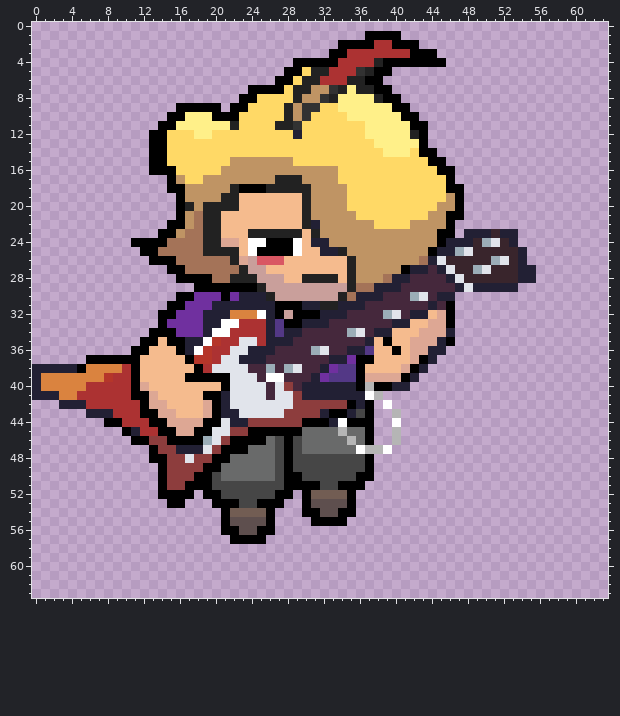
Two versions of one pixel-art sprite, docs/public/assets/spritesheet/Player/down0.png. The picture above is the old version.
The file is 64x64 pixels.
After:
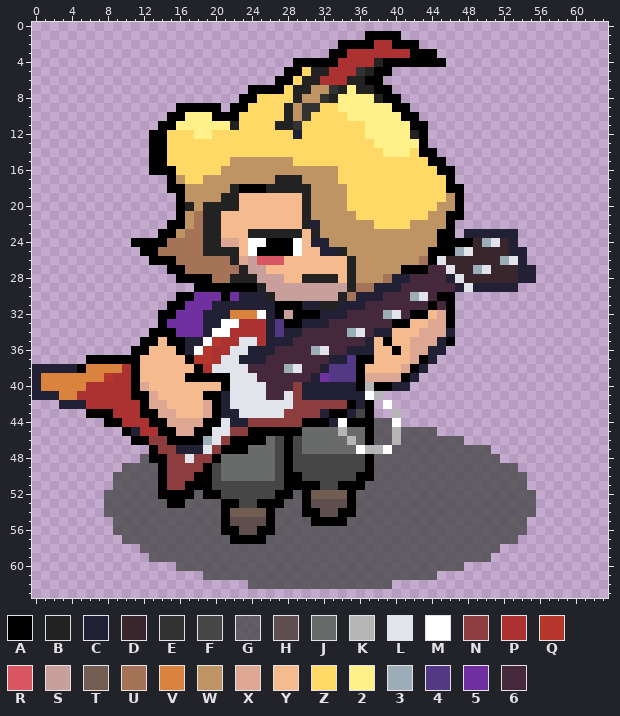
Palette (. is transparent): A #000000  B #222222  C #222034  D #39252c  E #323232  F #464646  G #4b4b4bcc  H #5e4f4e  J #696a6a  K #b5b5b5  L #e1e4eb  M #ffffff  N #8d3d3d  P #ac3232  Q #b5362a  R #d95763  S #c99f9b  T #725d53  U #a47358  V #da833f  W #bf9464  X #dda794  Y #f5bb8e  Z #ffd966  2 #fff089  3 #9badb7  4 #533886  5 #70309f  6 #45283c
What changed:
y 23: x 51 D -> C
y 24: x 46..48 CCC -> AAA
y 25: x 45..46 CC -> AA; x 53 D -> C
y 26: x 44 C -> A; x 51..53 3LD -> D3L
y 27: x 42..43 CC -> AA; x 45 C -> 6
y 30: x 45..46 CC -> AA
y 31: x 44 C -> A
y 32: x 42..43 CC -> AA
y 33: x 40..41 CC -> AA
y 36: x 37 4 -> C
y 37: x 35 5 -> 4
y 38: x 26 3 -> 6; x 33 5 -> 4
y 39: x 26..27 MM -> 66
y 40: x 27..29 LN6 -> 66N
y 41: x 27 L -> 6
y 43: x 6..8 CCC -> AAA
y 44: x 38..39 .. -> GG
y 45: x 38..39 .. -> GG; x 41..44 .... -> GGGG
y 46: x 38..39 .. -> GG; x 41..47 ....... -> GGGGGGG
y 47: x 40..50 ........... -> GGGGGGGGGGG
y 48: x 12 . -> G; x 21 A -> J; x 38..51 .............. -> GGGGGGGGGGGGGG
y 49: x 10..13 .... -> GGGG; x 20 A -> F; x 38..53 ................ -> GGGGGGGGGGGGGGGG
y 50: x 9..13 ..... -> GGGGG; x 38..54 ................. -> GGGGGGGGGGGGGGGGG
y 51: x 9..13 ..... -> GGGGG; x 37..54 .................. -> GGGGGGGGGGGGGGGGGG
y 52: x 8..13 ...... -> GGGGGG; x 18 . -> G; x 29 . -> G; x 36..55 .................... -> GGGGGGGGGGGGGGGGGGGG
y 53: x 8..14 ....... -> GGGGGGG; x 17..20 ...A -> GGGG; x 28..29 .. -> GG; x 36..55 .................... -> GGGGGGGGGGGGGGGGGGGG
y 54: x 8..20 ............. -> GGGGGGGGGGGGG; x 27..29 ... -> GGG; x 36..55 .................... -> GGGGGGGGGGGGGGGGGGGG
y 55: x 9..20 ............ -> GGGGGGGGGGGG; x 27..30 .... -> GGGG; x 35..54 .................... -> GGGGGGGGGGGGGGGGGGGG
y 56: x 9..20 ............ -> GGGGGGGGGGGG; x 27..54 ............................ -> GGGGGGGGGGGGGGGGGGGGGGGGGGGG
y 57: x 10..21 ............ -> GGGGGGGGGGGG; x 26..53 ............................ -> GGGGGGGGGGGGGGGGGGGGGGGGGGGG
y 58: x 12..51 ........................................ -> GGGGGGGGGGGGGGGGGGGGGGGGGGGGGGGGGGGGGGGG
y 59: x 13..50 ...................................... -> GGGGGGGGGGGGGGGGGGGGGGGGGGGGGGGGGGGGGG
y 60: x 16..47 ................................ -> GGGGGGGGGGGGGGGGGGGGGGGGGGGGGGGG
y 61: x 19..44 .......................... -> GGGGGGGGGGGGGGGGGGGGGGGGGG
y 62: x 24..39 ................ -> GGGGGGGGGGGGGGGG
Pixel boxes of the changes (left, top, right, bottom) in both pictures:
changed: (329, 229, 518, 373)
changed: (266, 364, 302, 400)
changed: (86, 409, 113, 418)
changed: (104, 418, 536, 589)
